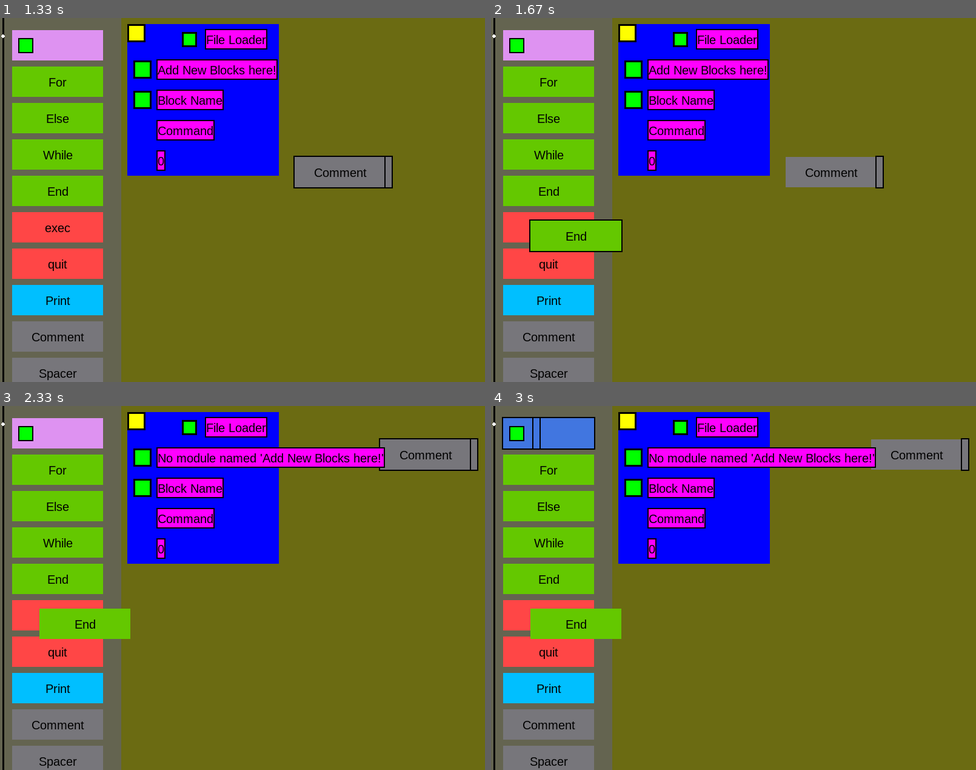
Above: before the commit, frames 1-4 (two rows, left to right).
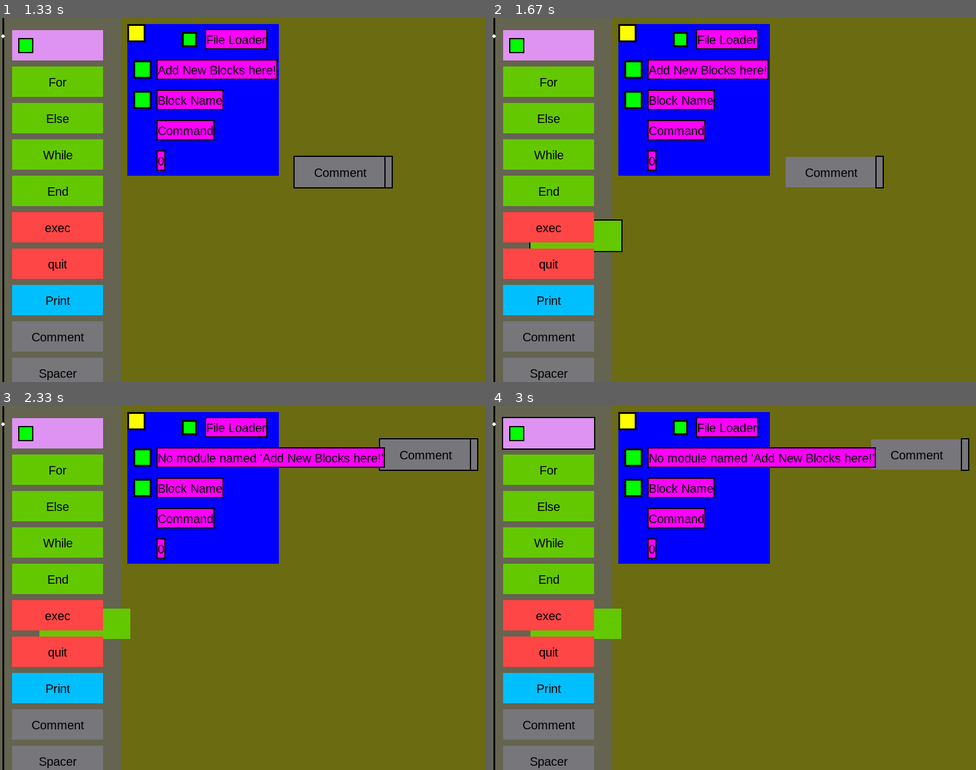
Above: after the commit, the same moments.

Repository: wsadzanie2/PyBlockCode
Game: pygame game, started from main.py
Same seed, same stepped clock (60 frames per second), same inputs: the game is played once before the commit and once after it.
Inputs (mouse positions are in pixels of both pictures, inside the frame that each line leads up to):
- Up to frame 1 (1.33 s): click (135, 32) at 0.38 s; click "Add New Blocks here!" at 0.72 s; press the mouse at (58, 338) at 1.03 s; move the mouse to (198, 254) at 1.13 s; release the mouse at (339, 170) at 1.27 s
- Up to frame 2 (1.67 s): press the mouse at (549, 192) at 1.37 s; move the mouse to (563, 214) at 1.47 s; release the mouse at (578, 236) at 1.6 s
- Up to frame 3 (2.33 s): press the mouse at (140, 456) at 1.7 s; move the mouse to (194, 588) at 1.8 s; release the mouse at (247, 722) at 1.93 s; press the mouse at (339, 558) at 2.03 s; move the mouse to (383, 507) at 2.13 s; release the mouse at (426, 453) at 2.27 s
- Up to frame 4 (3 s): press the mouse at (680, 486) at 2.37 s; move the mouse to (733, 471) at 2.47 s; release the mouse at (782, 453) at 2.6 s; click (549, 435) at 2.72 s

Frame 1 is identical in both runs. In frame 2, 1.0% of the frame differs, in the area x 7-22%, y 55-65%; in frame 3, 0.9%; in frame 4, 2.3%, in the area x 2-22%, y 3-64%.

Commit message:
Fixed the block-spawn bug. Now blocks should spawn where they should be.

Diff:
--- a/main.py
+++ b/main.py
@@ -80,12 +80,13 @@
 
 
 def load_blocks(blocks):
+    RunBlockSpawner(20, 20)
     for index, block in enumerate(blocks):
         try:
             BlockSpawner(20, (index * 60) + 80, color=block['color'], text=block['text'], command=block['command'], arguments=block['arguments'], tab_increase=block['tab_increase'])
         except Exception:
             BlockSpawner(20, (index * 60) + 80, color=block['color'], text=block['text'], command=block['command'], arguments=block['arguments'])
-    RunBlockSpawner(20, 20)
+
 
 
 def reverse_color(color):
@@ -111,6 +112,7 @@
 class RunBlockSpawner:
     def __init__(self, x, y, width=150, height=50, color=None):
         blocks.append(self)
+        spawn_blocks.append(self)
         self.x = x
         self.y = y
         self.width = width
@@ -172,6 +174,7 @@
 class BlockSpawner:
     def __init__(self, x, y, width=150, height=50, color=None, text="Default Block", command='print', arguments=1, tab_increase=0):
         blocks.append(self)
+        spawn_blocks.append(self)
         self.tab_increase = tab_increase
         self.x = x
         self.y = y
@@ -346,6 +349,7 @@
 # ----------------------------------------------------------------
 
 blocks = []
+spawn_blocks = []
 text_box = TextInput(font, pygame.Rect(0, 0, 800, 600))
 scroll = Scroll(5, 0, 5, 2000)
 
@@ -412,9 +416,9 @@
         BLOCKS += import_blocks.BLOCKS
         for block in import_blocks.BLOCKS:
             try:
-                BlockSpawner(x=20, y=(len(blocks) * 60) + 20, color=block['color'], text=block['text'], command=block['command'], arguments=block['arguments'], tab_increase=block['tab_increase'])
+                BlockSpawner(x=20, y=(len(spawn_blocks) * 60) + 20, color=block['color'], text=block['text'], command=block['command'], arguments=block['arguments'], tab_increase=block['tab_increase'])
             except Exception:
-                BlockSpawner(x=20, y=(len(blocks) * 60) + 20, color=block['color'], text=block['text'], command=block['command'], arguments=block['arguments'])
+                BlockSpawner(x=20, y=(len(spawn_blocks) * 60) + 20, color=block['color'], text=block['text'], command=block['command'], arguments=block['arguments'])
         imported_modules.append(self.import_win.text)
         raise Exception("Done!")
         # self.import_win.text
@@ -609,10 +613,7 @@
 
 load_blocks(BLOCKS)
 Pressed_Down = False
-# a = input('Enter file name: ')
-# if a is not '':
-#     load_file(a)
-#     print('File loaded')
+
 
 while running:
     screen.fill((107, 107, 18))
@@ -642,7 +643,7 @@
                         current = current.child
                         blocks.remove(current)
         scroll.update(event)
-    for block in blocks:
+    for block in reversed(blocks):
         block.draw()
     scroll.draw()
     menu_block_creator.draw()
